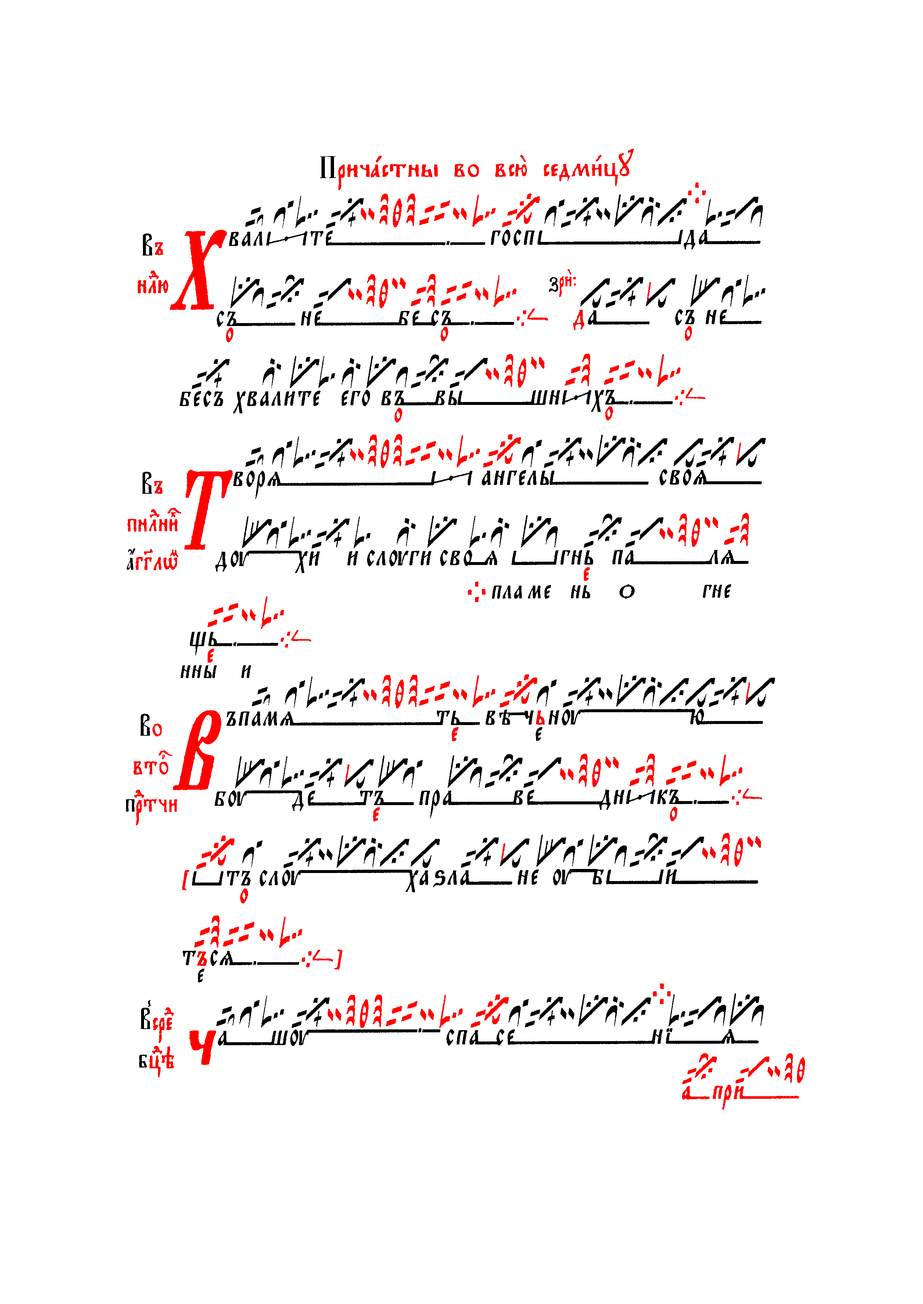
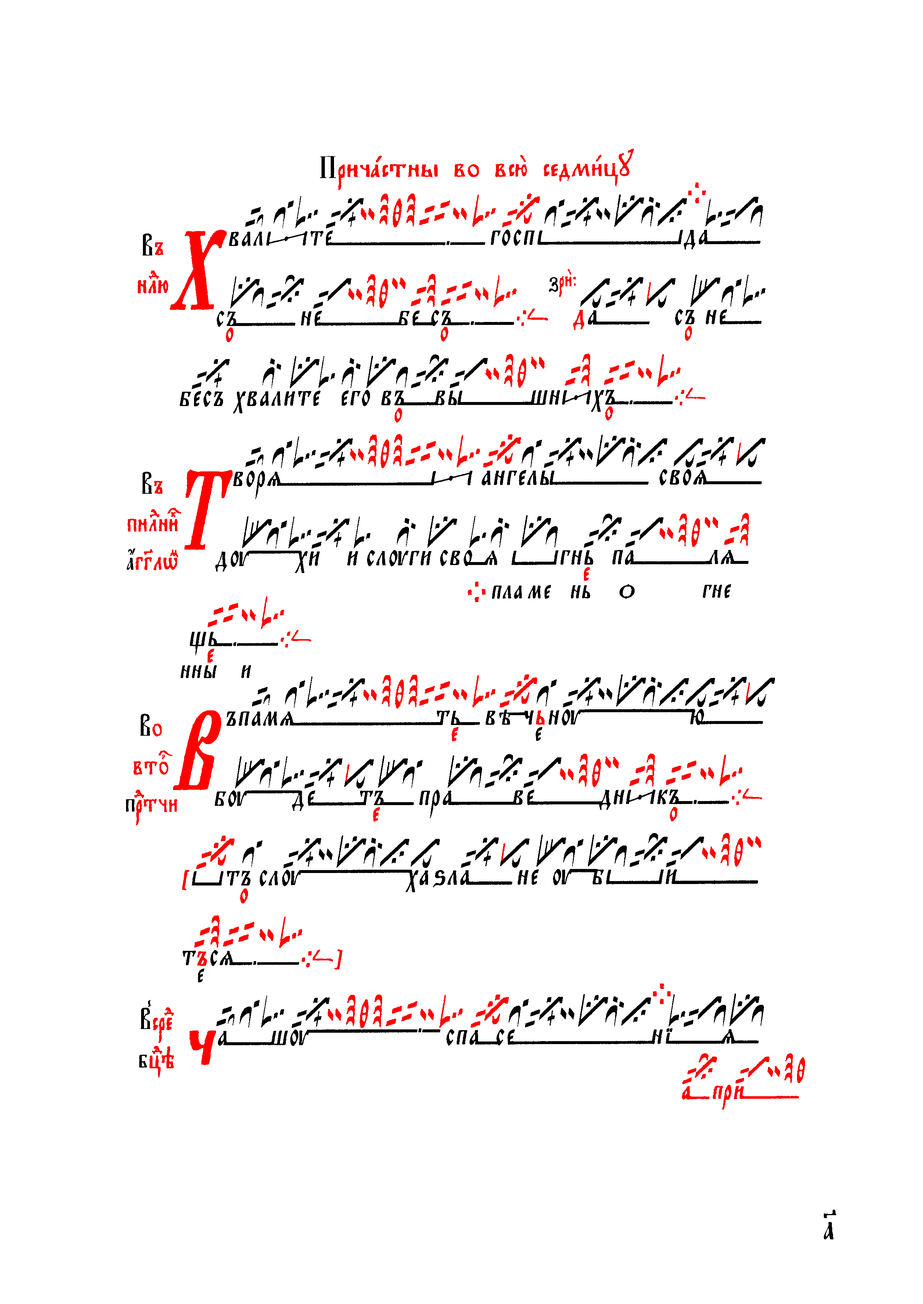
The second (923, 1304) image is a revision of the first. Changes to its layers:
painted on "Чернила" over [823, 1210, 836, 1240]
